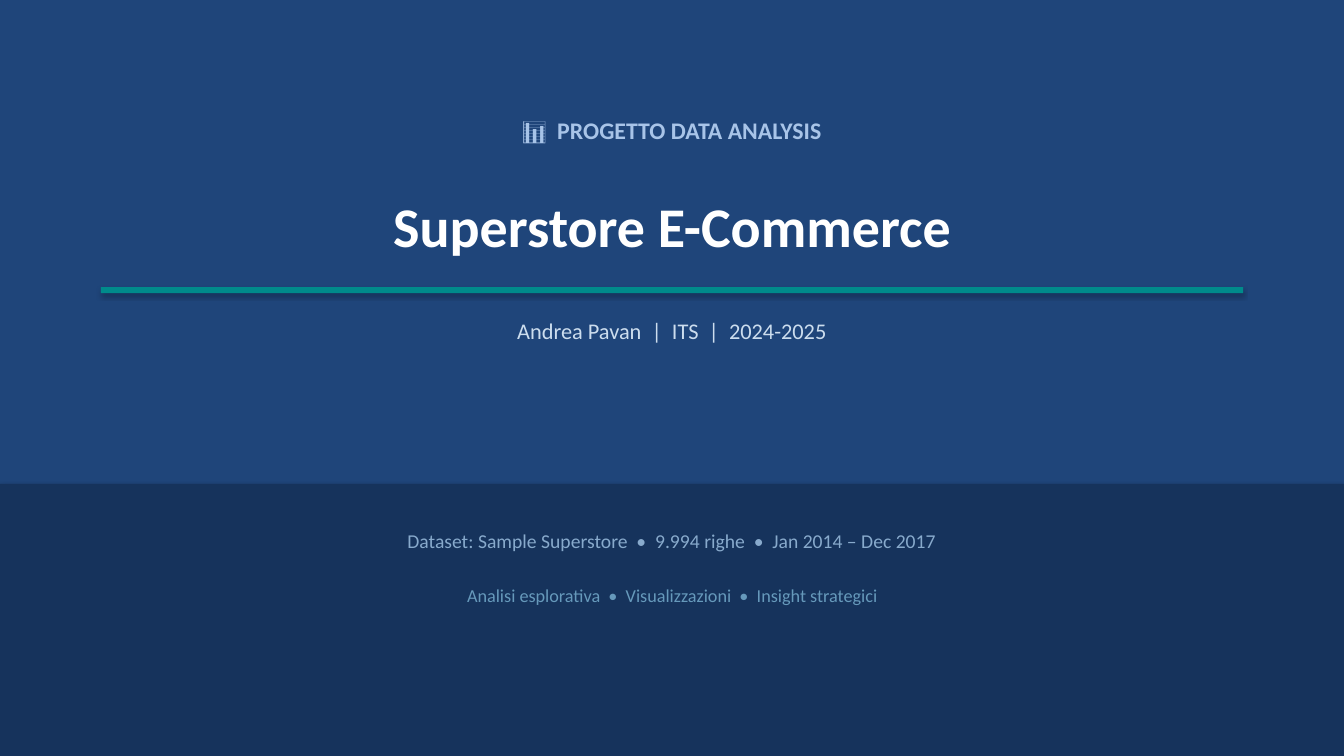
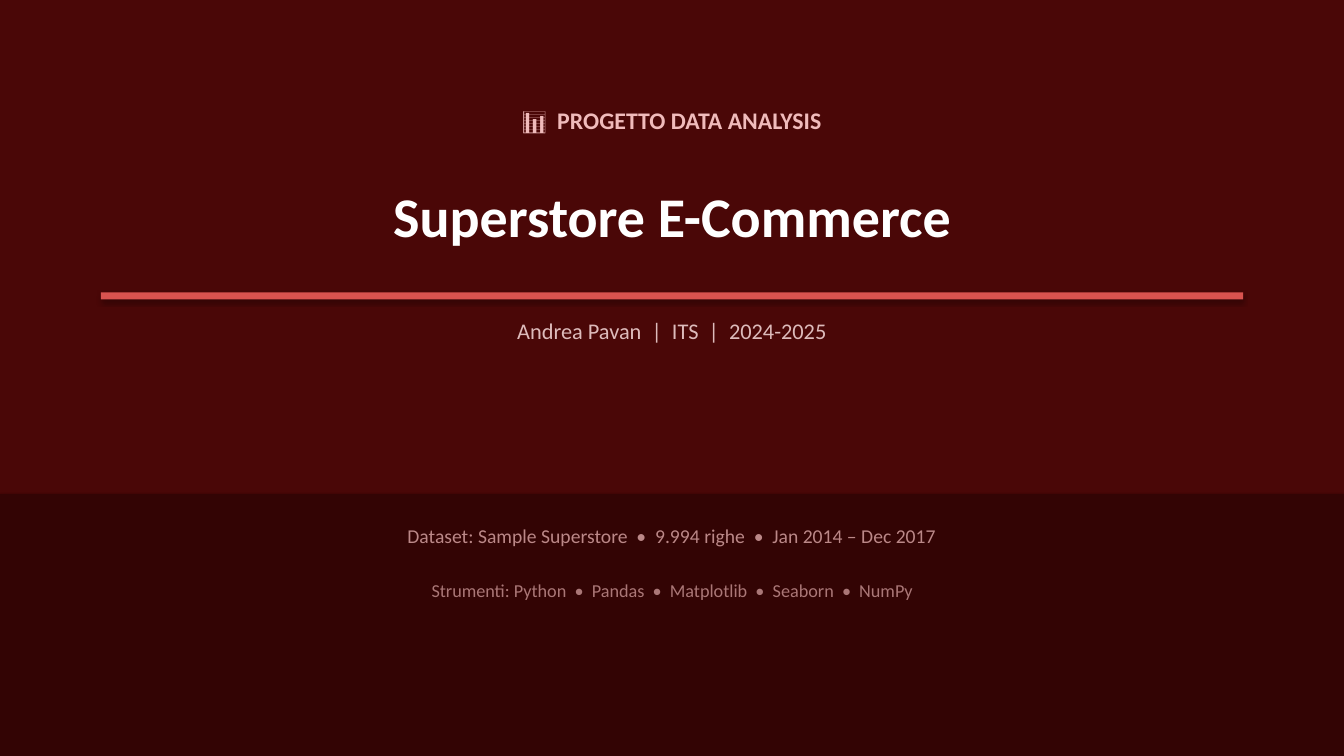
Before and after one commit to andreapavan-ops/ProgettoData-analysisE-commerce, a slide deck: slide 1 of Presentazione_Superstore_AndreaPavan.pptx. Drawn at 1344x756 pixels with LibreOffice and Linux fonts; fonts in the diff are those of the drawing. Boxes give left, top, right and bottom in pixels: in the first picture for what was removed or moved away, otherwise in the second. Text is boxed around its words. In the diff, an @@ line names an element or a change of style, - is before the commit and + after.

```diff
--- a/Presentazione_Superstore_AndreaPavan.pptx
+++ b/Presentazione_Superstore_AndreaPavan.pptx
@@ rectangle: place and size @@
-rectangle at [0, 484, 1344, 756]
+rectangle at [0, 0, 1344, 756]
@@ rectangle at [0, 0, 1344, 756]: fill #16335C to #4A0707 @@
@@ rectangle removed at [0, 0, 1344, 756] @@
@@ text "📊 PROGETTO DATA ANALYSIS": place and size @@
-text "📊 PROGETTO DATA ANALYSIS" at [557, 123, 821, 139]
+text "📊 PROGETTO DATA ANALYSIS" at [557, 113, 821, 129]
@@ text "📊 PROGETTO DATA ANALYSIS" at [557, 113, 821, 129]: text colour #A8C4E8 to #F0BBBB @@
@@ text "Superstore E-Commerce": place and size @@
-text "Superstore E-Commerce" at [393, 210, 951, 256]
+text "Superstore E-Commerce" at [393, 200, 951, 246]
@@ rectangle: place and size @@
-rectangle at [101, 287, 1243, 293]
+rectangle at [101, 292, 1243, 299]
@@ rectangle at [101, 292, 1243, 299]: fill #008B8B to #D9534F @@
@@ text "Andrea Pavan | ITS | ..." at [517, 323, 826, 339]: text colour #CCDDEE to #DDBBBB @@
@@ rectangle added at [0, 494, 1344, 756], fill #330404 @@
@@ text "Dataset: Sample Superstore • 9.994 ..." at [407, 529, 936, 547]: text colour #88AACC to #BB8888 @@
@@ text added at [432, 584, 912, 600], 13 pt, text #AA7777 @@
+Strumenti: Python • Pandas • Matplotlib • Seaborn • NumPy
@@ text removed at [467, 589, 877, 605] @@
-Analisi esplorativa • Visualizzazioni • Insight strategici
```
Also in this commit, not shown: 10 other slides changed, 5 slides added.
